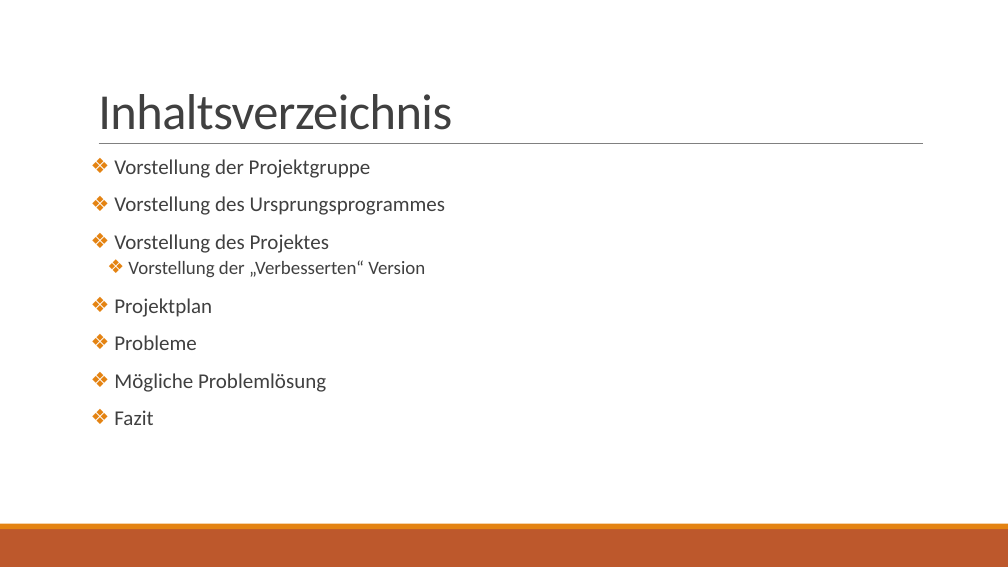
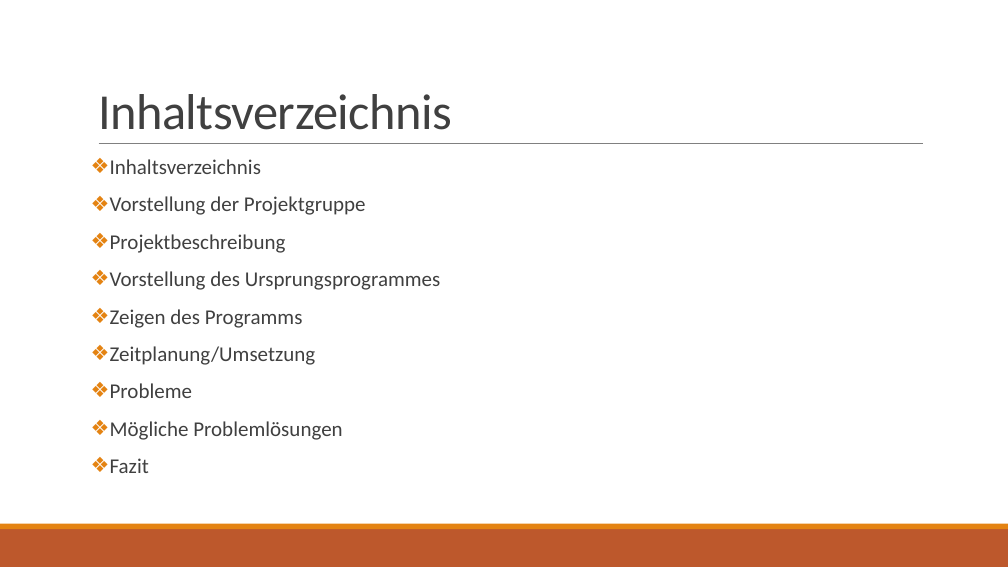
Before and after one commit to M4r3thyu/Error_NameNotFound, a slide deck: slide 2 of Praesentation.pptx. Drawn at 1008x567 pixels with LibreOffice and Linux fonts; fonts in the diff are those of the drawing. Boxes give left, top, right and bottom in pixels: in the first picture for what was removed or moved away, otherwise in the second. Text is boxed around its words. In the diff, an @@ line names an element or a change of style, - is before the commit and + after.

```diff
--- a/Praesentation.pptx
+++ b/Praesentation.pptx
@@ text at (110, 159, 261, 174): paragraph added @@
+❖ Inhaltsverzeichnis
@@ text at (110, 234, 286, 253): paragraph added @@
+❖ Projektbeschreibung
@@ text at (110, 309, 316, 365): text changed; size 18 to 20 pt @@
-❖ Vorstellung des Projektes
-  ❖ Vorstellung der „Verbesserten“ Version
-❖ Projektplan
+❖ Zeigen des Programms
+❖ Zeitplanung/Umsetzung
@@ text at (110, 421, 342, 440): text changed @@
-❖ Mögliche Problemlösung
+❖ Mögliche Problemlösungen
```
Also in this commit, not shown: 1 other slide changed, 2 slides added, 1 slide removed, 1 other file.
